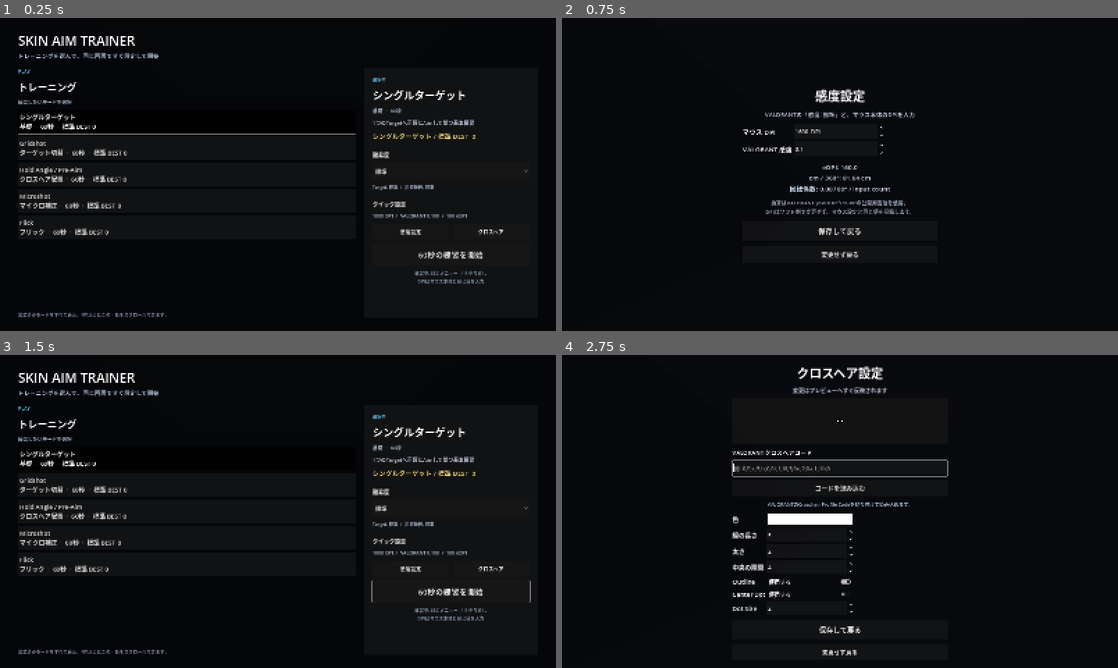
Above: before the commit, frames 1-4 (two rows, left to right).
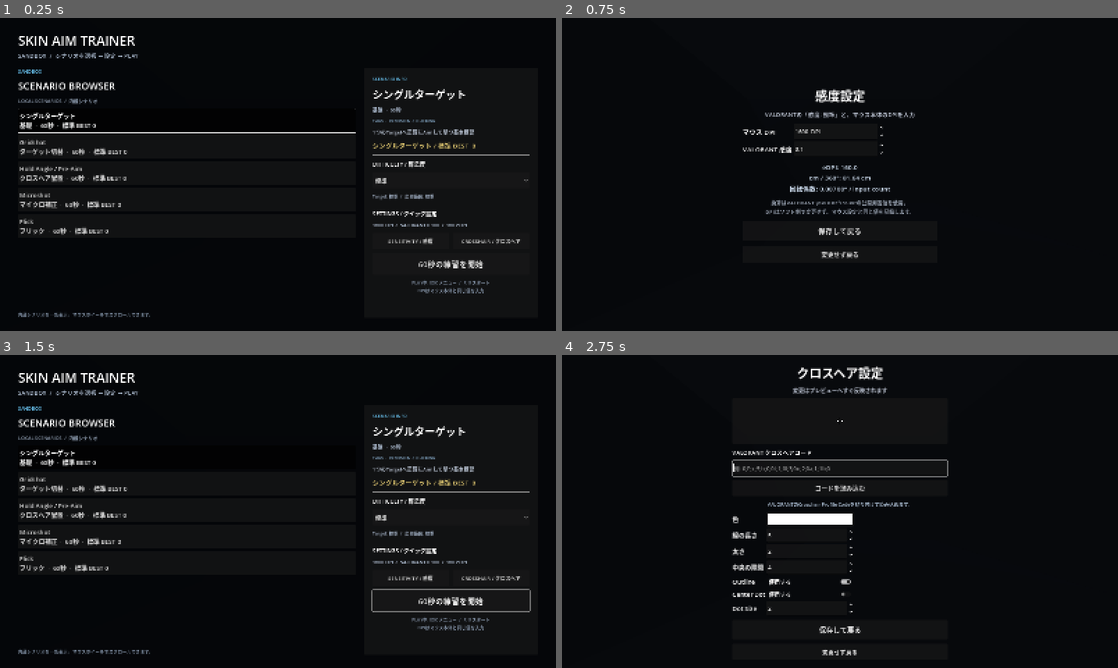
Above: after the commit, the same moments.

Repository: EliteMay/Skin-Aim-Trainer
Game: Godot game, scene res://scenes/main.tscn
Two runs of this game, one before a commit and one after it. Both use one fixed random seed, a clock stepped at 60 frames per second and the inputs below.
Inputs:
- Up to frame 1 (0.25 s): no input
- Up to frame 2 (0.75 s): click "感度設定" (after the commit: "SENSITIVITY / 感度") at 0.5 s
- Up to frame 3 (1.5 s): click "保存して戻る" at 1.25 s
- Up to frame 4 (2.75 s): click "クロスヘア" (after the commit: "CROSSHAIR / クロスヘア") at 2 s

The runs differ from the first frame. In frame 1, 6.0% of the frame differs, in the area x 3-96%, y 11-96%; in frame 2, nothing differs; in frame 3, 5.7%; in frame 4, nothing differs.

Commit message:
Use scenario-browser menu terminology

Diff:
--- a/scenes/main.tscn
+++ b/scenes/main.tscn
@@ -218,7 +218,7 @@
 layout_mode = 2
 theme_override_colors/font_color = Color(0.68, 0.74, 0.82, 1)
 theme_override_font_sizes/font_size = 17
-text = "トレーニングを選んで、同じ画面ですぐ設定して開始"
+text = "SANDBOX  /  シナリオを選択 → 設定 → PLAY"
 
 [node name="Body" type="HBoxContainer" parent="UI/HomeOverlay/Margin/Content"]
 layout_mode = 2
@@ -235,18 +235,18 @@
 layout_mode = 2
 theme_override_colors/font_color = Color(0.42, 0.78, 0.96, 1)
 theme_override_font_sizes/font_size = 14
-text = "PLAY"
+text = "SANDBOX"
 
 [node name="SectionTitle" type="Label" parent="UI/HomeOverlay/Margin/Content/Body/Library"]
 layout_mode = 2
 theme_override_font_sizes/font_size = 28
-text = "トレーニング"
+text = "SCENARIO BROWSER"
 
 [node name="SectionHint" type="Label" parent="UI/HomeOverlay/Margin/Content/Body/Library"]
 layout_mode = 2
 theme_override_colors/font_color = Color(0.58, 0.64, 0.72, 1)
 theme_override_font_sizes/font_size = 14
-text = "練習したいモードを選択"
+text = "LOCAL SCENARIOS  /  内蔵シナリオ"
 
 [node name="StageScroll" type="ScrollContainer" parent="UI/HomeOverlay/Margin/Content/Body/Library"]
 custom_minimum_size = Vector2(0, 230)
@@ -262,7 +262,7 @@
 layout_mode = 2
 theme_override_colors/font_color = Color(0.5, 0.56, 0.64, 1)
 theme_override_font_sizes/font_size = 13
-text = "実装済みモードをすべて表示。4件以上はこの一覧をスクロールできます。"
+text = "内蔵シナリオを一覧表示。マウスホイールでスクロールできます。"
 autowrap_mode = 2
 
 [node name="SelectedPanel" type="PanelContainer" parent="UI/HomeOverlay/Margin/Content/Body"]
@@ -284,7 +284,7 @@
 layout_mode = 2
 theme_override_colors/font_color = Color(0.42, 0.78, 0.96, 1)
 theme_override_font_sizes/font_size = 13
-text = "選択中"
+text = "SCENARIO INFO"
 
 [node name="Title" type="Label" parent="UI/HomeOverlay/Margin/Content/Body/SelectedPanel/PanelMargin/Selected"]
 layout_mode = 2
@@ -295,7 +295,14 @@
 layout_mode = 2
 theme_override_colors/font_color = Color(0.7, 0.76, 0.84, 1)
 theme_override_font_sizes/font_size = 15
-text = "基礎  ·  60秒"
+text = "Clicking  ·  60s"
+
+[node name="Tags" type="Label" parent="UI/HomeOverlay/Margin/Content/Body/SelectedPanel/PanelMargin/Selected"]
+layout_mode = 2
+theme_override_colors/font_color = Color(0.52, 0.66, 0.78, 1)
+theme_override_font_sizes/font_size = 12
+text = "TAGS  ·  PRECISION  /  CLICKING"
+autowrap_mode = 2
 
 [node name="Description" type="Label" parent="UI/HomeOverlay/Margin/Content/Body/SelectedPanel/PanelMargin/Selected"]
 layout_mode = 2
@@ -316,7 +323,7 @@
 [node name="DifficultyLabel" type="Label" parent="UI/HomeOverlay/Margin/Content/Body/SelectedPanel/PanelMargin/Selected"]
 layout_mode = 2
 theme_override_font_sizes/font_size = 16
-text = "難易度"
+text = "DIFFICULTY / 難易度"
 
 [node name="DifficultySelect" type="OptionButton" parent="UI/HomeOverlay/Margin/Content/Body/SelectedPanel/PanelMargin/Selected"]
 custom_minimum_size = Vector2(0, 46)
@@ -335,7 +342,7 @@
 [node name="QuickSettingsLabel" type="Label" parent="UI/HomeOverlay/Margin/Content/Body/SelectedPanel/PanelMargin/Selected"]
 layout_mode = 2
 theme_override_font_sizes/font_size = 16
-text = "クイック設定"
+text = "SETTINGS / クイック設定"
 
 [node name="CurrentSensitivity" type="Label" parent="UI/HomeOverlay/Margin/Content/Body/SelectedPanel/PanelMargin/Selected"]
 layout_mode = 2
@@ -353,26 +360,26 @@
 layout_mode = 2
 size_flags_horizontal = 3
 theme_override_font_sizes/font_size = 15
-text = "感度設定"
+text = "SENSITIVITY / 感度"
 
 [node name="CrosshairButton" type="Button" parent="UI/HomeOverlay/Margin/Content/Body/SelectedPanel/PanelMargin/Selected/SettingsActions"]
 custom_minimum_size = Vector2(0, 46)
 layout_mode = 2
 size_flags_horizontal = 3
 theme_override_font_sizes/font_size = 15
-text = "クロスヘア"
+text = "CROSSHAIR / クロスヘア"
 
 [node name="StartButton" type="Button" parent="UI/HomeOverlay/Margin/Content/Body/SelectedPanel/PanelMargin/Selected"]
 custom_minimum_size = Vector2(0, 62)
 layout_mode = 2
 theme_override_font_sizes/font_size = 23
-text = "60秒の練習を開始"
+text = "PLAY SCENARIO  ·  60s"
 
 [node name="Keys" type="Label" parent="UI/HomeOverlay/Margin/Content/Body/SelectedPanel/PanelMargin/Selected"]
 layout_mode = 2
 theme_override_colors/font_color = Color(0.52, 0.58, 0.66, 1)
 theme_override_font_sizes/font_size = 13
-text = "練習中: ESC メニュー  /  R やり直し\nDPIはマウス本体と同じ値を入力"
+text = "PLAY中: ESC メニュー  /  R リスタート\nDPIはマウス本体と同じ値を入力"
 horizontal_alignment = 1
 
 [node name="PauseOverlay" type="Control" parent="UI"]
@@ -456,7 +463,7 @@
 custom_minimum_size = Vector2(0, 50)
 layout_mode = 2
 theme_override_font_sizes/font_size = 19
-text = "メインメニューへ戻る"
+text = "SCENARIO BROWSERへ戻る"
 tooltip_text = "途中のSessionは記録されません"
 
 [node name="SettingsOverlay" type="Control" parent="UI"]
@@ -838,4 +845,4 @@
 custom_minimum_size = Vector2(0, 50)
 layout_mode = 2
 theme_override_font_sizes/font_size = 18
-text = "Homeへ戻る"
+text = "SCENARIO BROWSERへ戻る"
